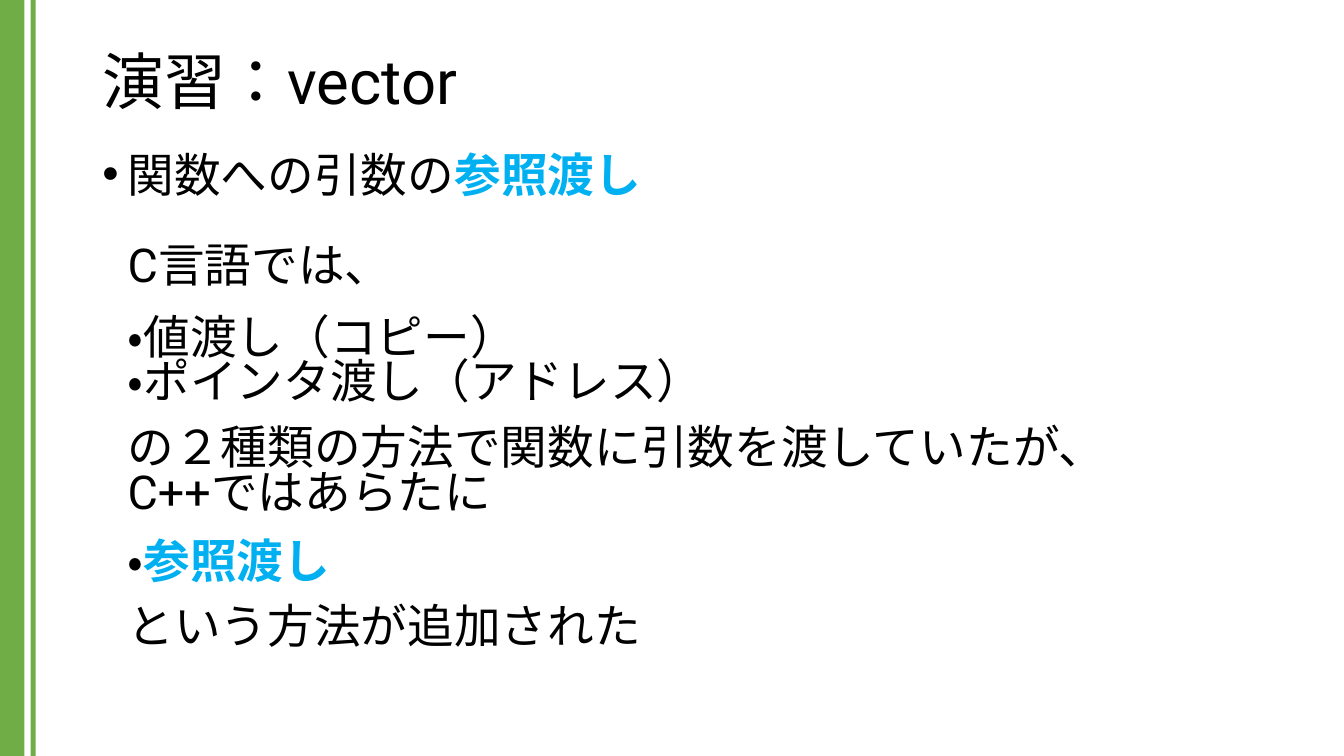
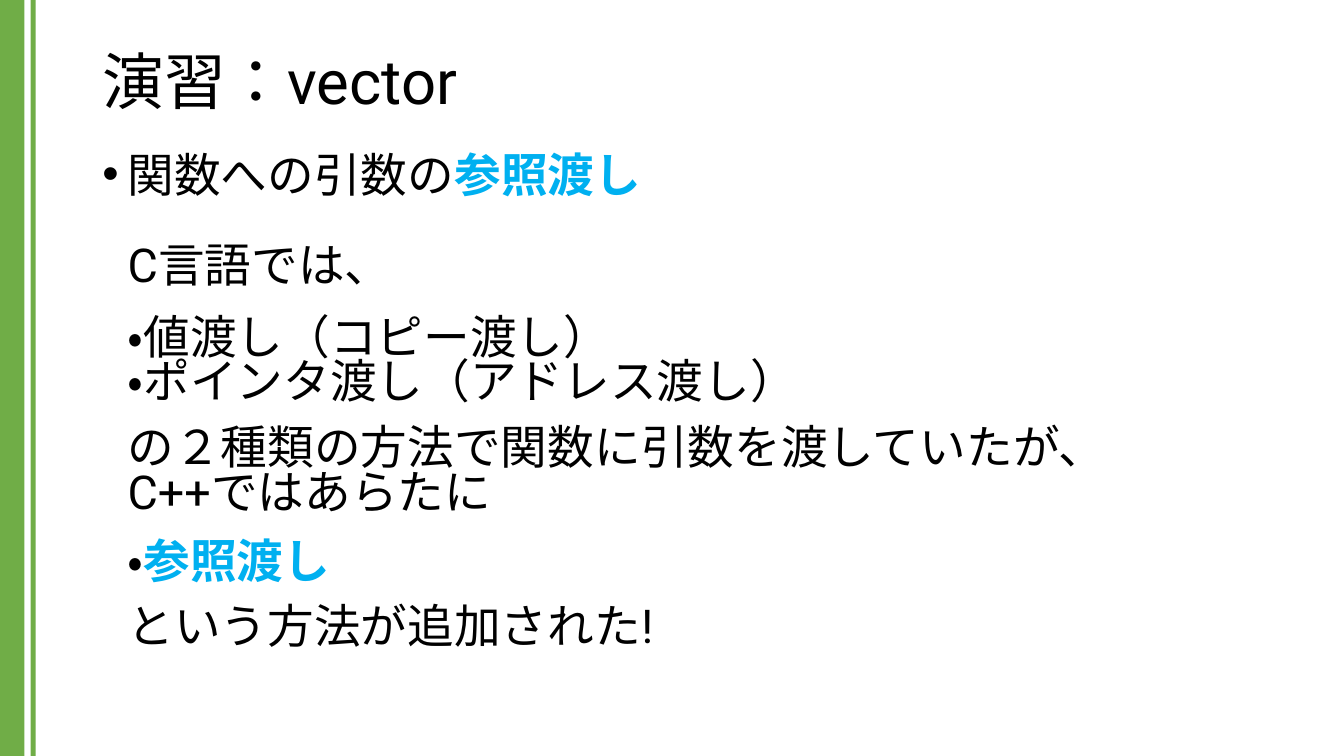
Before and after one commit to kic-murata/cpp2024, a slide deck: slide 15 of 授業資料/演習課題：vector.pptx (slide 12 before the commit). Drawn at 1344x756 pixels with LibreOffice and Linux fonts; fonts in the diff are those of the drawing. Boxes give left, top, right and bottom in pixels: in the first picture for what was removed or moved away, otherwise in the second. Text is boxed around its words. In the diff, an @@ line names an element or a change of style, - is before the commit and + after.

```diff
--- a/授業資料/演習課題：vector.pptx
+++ b/授業資料/演習課題：vector.pptx
@@ text at <box>128,152,1106,647</box>: text changed @@
-• 関数への引数の参照渡し
-  C言語では、
-  ・値渡し（コピー）
-  ・ポインタ渡し（アドレス）
-  の２種類の方法で関数に引数を渡していたが、
-  C++ではあらたに
-  ・参照渡し
-  という方法が追加された
+• 関数への引数の参照渡し
+  C言語では、
+  ・値渡し（コピー渡し）
+  ・ポインタ渡し（アドレス渡し）
+  の２種類の方法で関数に引数を渡していたが、
+  C++ではあらたに
+  ・参照渡し
+  という方法が追加された!
```
Also in this commit, not shown: 7 other slides changed, 8 slides added, 1 other file.
